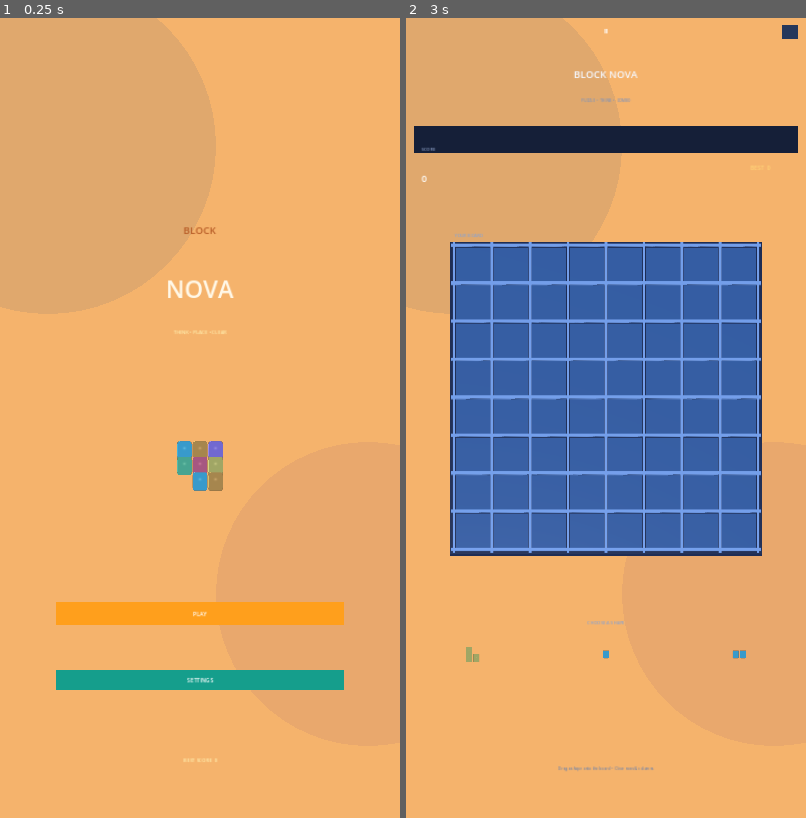
Above: before the commit, frames 1-2 (left to right).
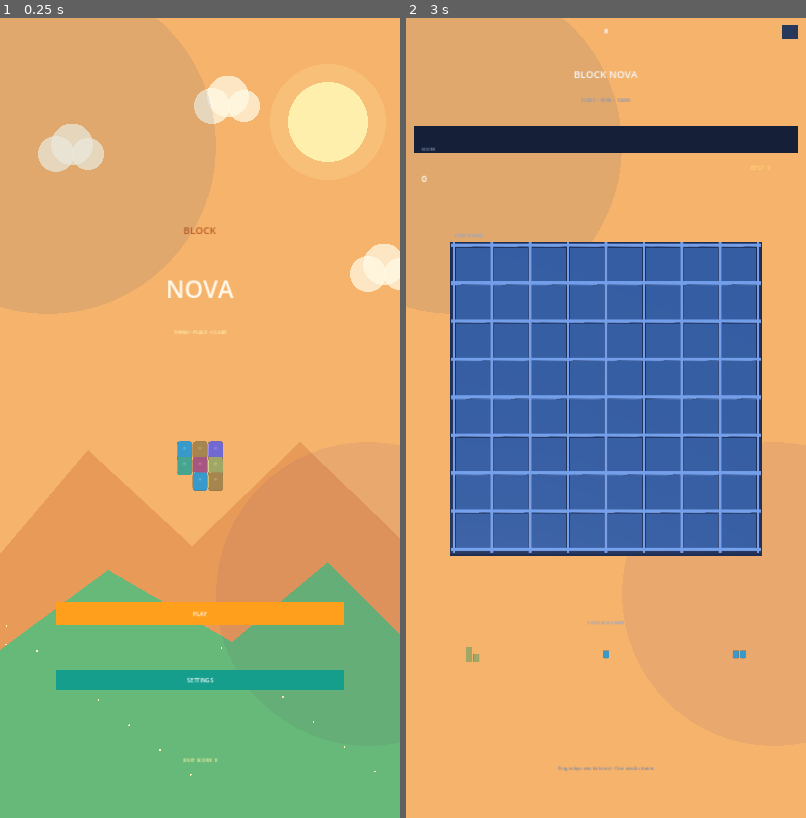
Above: after the commit, the same moments.

Repository: mahdialloui01-art/BlockNova
Game: Godot game, scene res://scenes/main.tscn
Two runs of this game, one before a commit and one after it. Both use one fixed random seed, a clock stepped at 60 frames per second and the inputs below.
Inputs (mouse positions are in pixels of both pictures, inside the frame that each line leads up to):
- Up to frame 1 (0.25 s): no input
- Up to frame 2 (3 s): tap Enter at 0.5, 2 s; move the mouse to (694, 378) at 0.52 s; click (694, 378) at 0.67 s; tap Space at 1.25, 2.75 s; drag from (526, 458) to (586, 578) at 1.27 s; move the mouse to (646, 242) at 2.02 s; click (646, 242) at 2.17 s; drag from (586, 578) to (486, 298) at 2.77 s

The runs differ from the first frame. In frame 1, 34% of the frame differs, in the area x 0-100%, y 7-100%; in frame 2, nothing differs.

Commit message:
Add sunny clouds and lively landscape to BlockNova menu

Diff:
--- a/scripts/main.gd
+++ b/scripts/main.gd
@@ -100,6 +100,22 @@
 	var w := size.x
 	var h := size.y
 	draw_rect(Rect2(Vector2.ZERO, size), Color("#F5B36C"))
+	# Sunlit sky, soft clouds and rolling green hills add life to the menu.
+	if screen == Screen.HOME or screen == Screen.SETTINGS:
+		draw_circle(Vector2(size.x * 0.82, size.y * 0.13), size.x * 0.10, Color("#FFF0B0"))
+		draw_circle(Vector2(size.x * 0.82, size.y * 0.13), size.x * 0.145, Color(1.0, 0.92, 0.62, 0.22))
+		for cloud in [Vector2(size.x * 0.14, size.y * 0.17), Vector2(size.x * 0.53, size.y * 0.11), Vector2(size.x * 0.92, size.y * 0.32)]:
+			draw_circle(cloud, size.x * 0.045, Color(1.0, 0.98, 0.90, 0.72))
+			draw_circle(cloud + Vector2(size.x * 0.04, -size.y * 0.012), size.x * 0.052, Color(1.0, 0.98, 0.90, 0.72))
+			draw_circle(cloud + Vector2(size.x * 0.08, 0), size.x * 0.04, Color(1.0, 0.98, 0.90, 0.72))
+		var far_hill := PackedVector2Array([Vector2(0,size.y*0.67),Vector2(size.x*0.22,size.y*0.54),Vector2(size.x*0.48,size.y*0.66),Vector2(size.x*0.75,size.y*0.53),Vector2(size.x,size.y*0.65),Vector2(size.x,size.y),Vector2(0,size.y)])
+		draw_colored_polygon(far_hill, Color("#E89A58"))
+		var near_hill := PackedVector2Array([Vector2(0,size.y*0.79),Vector2(size.x*0.27,size.y*0.69),Vector2(size.x*0.58,size.y*0.78),Vector2(size.x*0.82,size.y*0.68),Vector2(size.x,size.y*0.77),Vector2(size.x,size.y),Vector2(0,size.y)])
+		draw_colored_polygon(near_hill, Color("#66B978"))
+		for i in range(14):
+			var fx := fmod(float(i) * 83.0 + 17.0, size.x)
+			var fy := size.y * (0.76 + fmod(float(i) * 0.031, 0.19))
+			draw_circle(Vector2(fx, fy), 2.5, Color("#FFF3B5"))
 	draw_circle(Vector2(w * 0.12, h * 0.16), w * 0.42, Color(0.12,0.28,0.48,0.10))
 	draw_circle(Vector2(w * 0.92, h * 0.72), w * 0.38, Color(0.38,0.18,0.48,0.08))
 	match screen:
